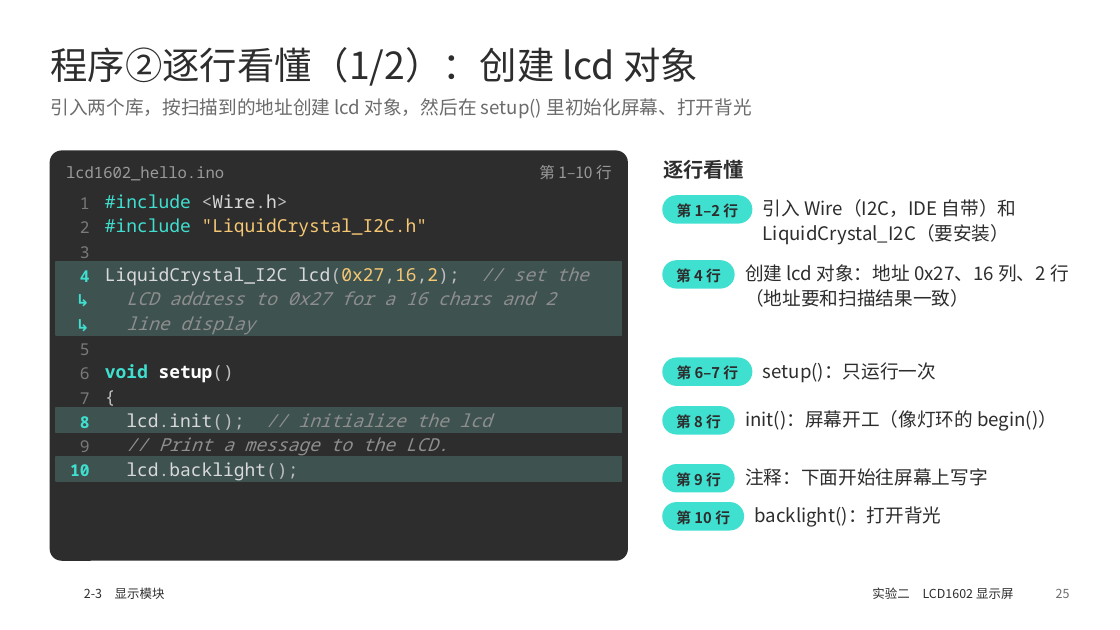
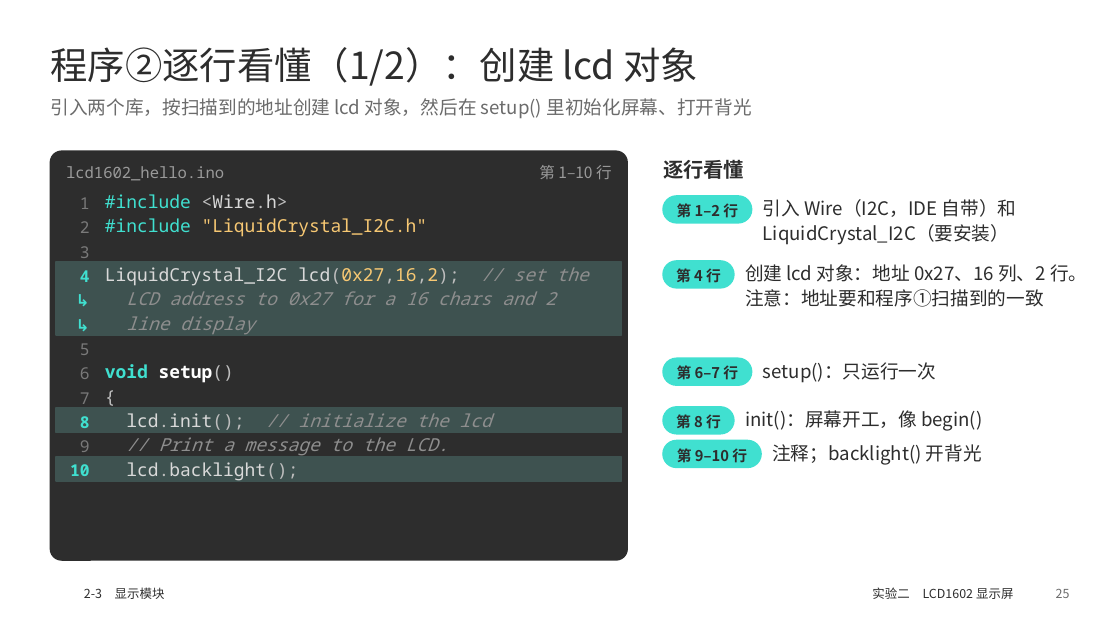
Before and after one commit to memoryzm214/Ericzm214, a slide deck: slide 25 of arduino-ppt/output/2-3_WS2812灯环_LCD1602.pptx. Drawn at 1120x630 pixels with LibreOffice and Linux fonts; fonts in the diff are those of the drawing; background and template pictures are left out. Boxes give left, top, right and bottom in pixels: in the first picture for what was removed or moved away, otherwise in the second. Text is boxed around its words. In the diff, an @@ line names an element or a change of style, - is before the commit and + after.

```diff
--- a/arduino-ppt/output/2-3_WS2812灯环_LCD1602.pptx
+++ b/arduino-ppt/output/2-3_WS2812灯环_LCD1602.pptx
@@ text at (745,264,1087,307): text changed @@
-创建 lcd 对象：地址 0x27、16 列、2 行（地址要和扫描结果一致）
+创建 lcd 对象：地址 0x27、16 列、2 行。注意：地址要和程序①扫描到的一致
@@ text at (745,410,982,431): text changed @@
-init()：屏幕开工（像灯环的 begin()）
+init()：屏幕开工，像 begin()
@@ rounded rectangle: place and size @@
-rounded rectangle at (663,465,734,492)
+rounded rectangle at (663,440,762,467)
@@ text at (677,448,747,463): text changed @@
-第 9 行
+第 9–10 行
@@ text at (772,444,982,465): text changed @@
-注释：下面开始往屏幕上写字
+注释；backlight() 开背光
@@ rounded rectangle removed at (663,503,744,530) @@
@@ text removed at (676,508,730,527) @@
-第 10 行
@@ text removed at (755,506,942,527) @@
-backlight()：打开背光
```
Also in this commit, not shown: 20 other slides changed, 3 other files.
